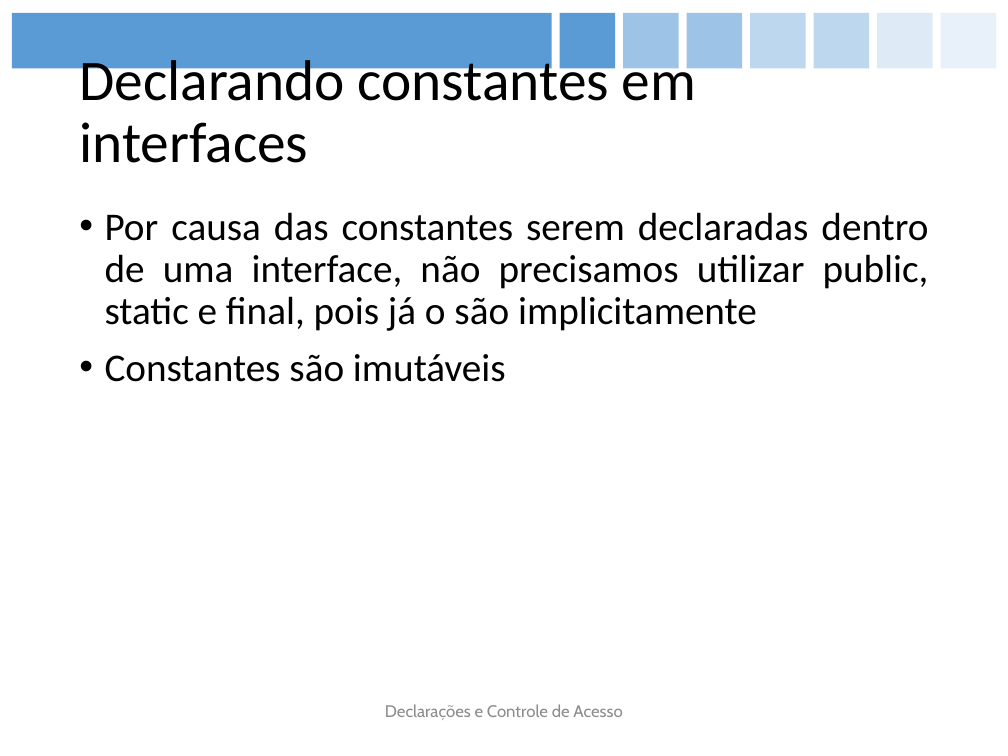
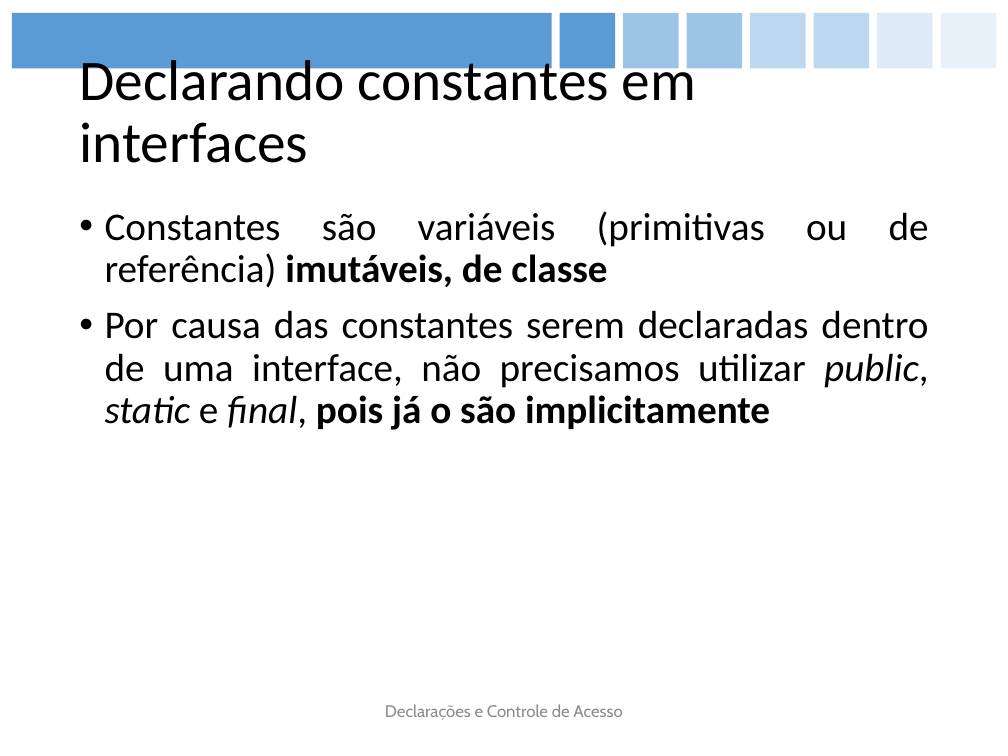
Before and after one commit to figueiredojrr/treinamentoJavaSeOcaAgosto, a slide deck: slide 21 of TreinamentoJavaSeOca/documentos/apresentação/OCA.pptx. Drawn at 1008x756 pixels with LibreOffice and Linux fonts; fonts in the diff are those of the drawing. Boxes give left, top, right and bottom in pixels: in the first picture for what was removed or moved away, otherwise in the second. Text is boxed around its words. In the diff, an @@ line names an element or a change of style, - is before the commit and + after.

```diff
--- a/TreinamentoJavaSeOca/documentos/apresentação/OCA.pptx
+++ b/TreinamentoJavaSeOca/documentos/apresentação/OCA.pptx
@@ text at (105, 211, 929, 288): paragraph added @@
+• Constantes são variáveis (primitivas ou de referência) imutáveis, de classe
@@ text at (105, 310, 928, 430): bold on in "pois já o são implicitamente"; italic on in "public, static final," @@
@@ text at (105, 354, 506, 382): paragraph removed @@
-• Constantes são imutáveis
```
Also in this commit, not shown: 20 other slides changed, 2 slides added.
